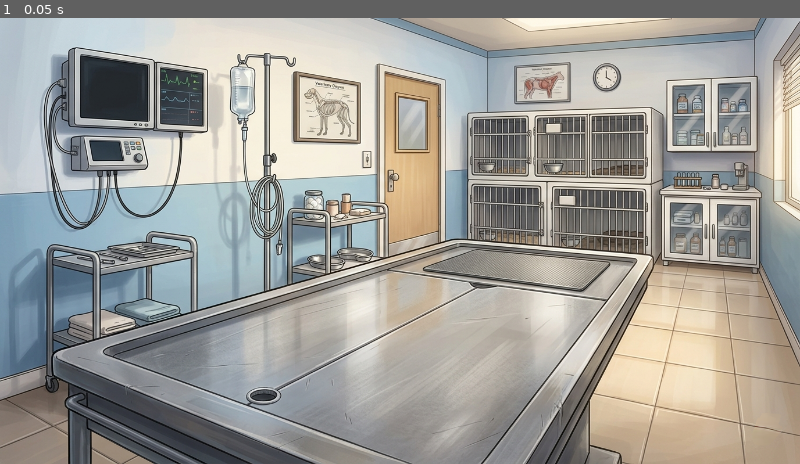
Above: before the commit, frame 1.
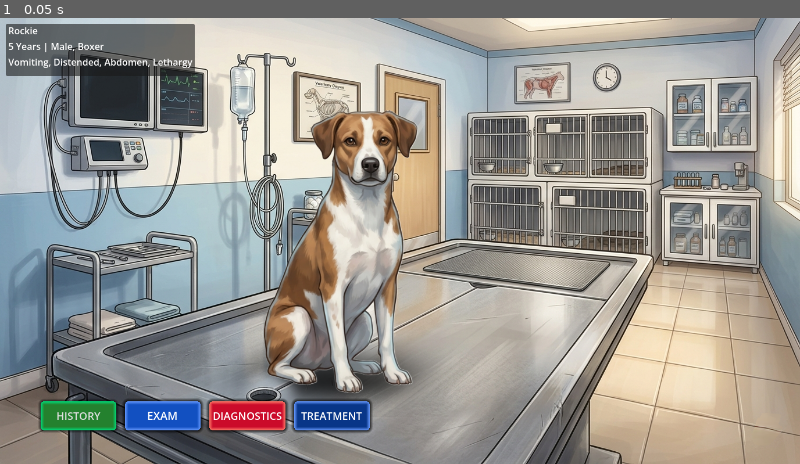
Above: after the commit, the same moment.

Repository: Convex0/Vet-App
Game: Godot game, scene res://Scenes/main.tscn
Two runs of this game, one before a commit and one after it. Both use one fixed random seed, a clock stepped at 60 frames per second and the inputs below.
Inputs:
- Up to frame 1 (0.05 s): no input

The runs differ from the first frame. In frame 1, 14% of the frame differs, in the area x 0-55%, y 1-94%.

Commit message:
Added ActionButtons and PatientInfo [2026-06-27 05:52:55]

Diff:
--- a/Scenes/main.tscn
+++ b/Scenes/main.tscn
@@ -1,16 +1,222 @@
 [gd_scene format=3 uid="uid://dyas40230ukyn"]
 
-[ext_resource type="Texture2D" uid="uid://cjnpwqf7ve7pl" path="res://Assets/IMG_20260627_033944.png" id="1_bo1nx"]
+[ext_resource type="Texture2D" uid="uid://cjnpwqf7ve7pl" path="res://Assets/ExaminationRoom.png" id="1_bo1nx"]
+[ext_resource type="Texture2D" uid="uid://cd2wrimmamr1l" path="res://Assets/PatientDog.png" id="2_bo1nx"]
+[ext_resource type="StyleBox" uid="uid://dd2qqqmfhm5pm" path="res://Styles/Examine.tres" id="4_jjvhh"]
+[ext_resource type="StyleBox" uid="uid://dgss4ie8v30ww" path="res://Styles/Diagnostics.tres" id="4_kry3j"]
+[ext_resource type="StyleBox" uid="uid://4wdd8aeis775" path="res://Styles/Treatment.tres" id="5_kry3j"]
+
+[sub_resource type="Theme" id="Theme_bo1nx"]
+
+[sub_resource type="SystemFont" id="SystemFont_bo1nx"]
+
+[sub_resource type="FontVariation" id="FontVariation_8gbba"]
+base_font = SubResource("SystemFont_bo1nx")
+
+[sub_resource type="StyleBoxFlat" id="StyleBoxFlat_8gbba"]
+bg_color = Color(0.1408068, 0.5061146, 0.18257496, 1)
+border_width_left = 6
+border_width_top = 6
+border_width_right = 6
+border_width_bottom = 6
+border_color = Color(0, 0.86635333, 0.47518116, 1)
+border_blend = true
+corner_radius_top_left = 6
+corner_radius_top_right = 6
+corner_radius_bottom_right = 6
+corner_radius_bottom_left = 6
+shadow_size = 5
+anti_aliasing = false
+anti_aliasing_size = 4.0
+
+[sub_resource type="StyleBoxFlat" id="StyleBoxFlat_21xkr"]
+bg_color = Color(0.12116062, 0.4433356, 0.15879688, 1)
+border_width_left = 6
+border_width_top = 6
+border_width_right = 6
+border_width_bottom = 6
+border_color = Color(0.015686275, 0.8235294, 0.4392157, 1)
+border_blend = true
+corner_radius_top_left = 6
+corner_radius_top_right = 6
+corner_radius_bottom_right = 6
+corner_radius_bottom_left = 6
+shadow_size = 5
+anti_aliasing = false
+anti_aliasing_size = 4.0
+
+[sub_resource type="StyleBoxFlat" id="StyleBoxFlat_jjvhh"]
+bg_color = Color(0.14117648, 0.5058824, 0.18431373, 1)
+border_width_left = 6
+border_width_top = 6
+border_width_right = 6
+border_width_bottom = 6
+border_color = Color(0.015686275, 0.8235294, 0.4392157, 1)
+border_blend = true
+corner_radius_top_left = 6
+corner_radius_top_right = 6
+corner_radius_bottom_right = 6
+corner_radius_bottom_left = 6
+shadow_size = 5
+anti_aliasing = false
+anti_aliasing_size = 4.0
+
+[sub_resource type="StyleBoxFlat" id="StyleBoxFlat_kry3j"]
+bg_color = Color(0.05574856, 0.27704054, 0.67939204, 1)
+border_width_left = 6
+border_width_top = 6
+border_width_right = 6
+border_width_bottom = 6
+border_color = Color(0.39761153, 0.6006039, 0.9999953, 1)
+border_blend = true
+corner_radius_top_left = 6
+corner_radius_top_right = 6
+corner_radius_bottom_right = 6
+corner_radius_bottom_left = 6
+shadow_color = Color(0, 0, 0, 0.74509805)
+shadow_size = 6
+anti_aliasing = false
+anti_aliasing_size = 4.0
+
+[sub_resource type="StyleBoxFlat" id="StyleBoxFlat_6bp64"]
+bg_color = Color(0.68319786, 0.030651081, 0.13481939, 1)
+border_width_left = 6
+border_width_top = 6
+border_width_right = 6
+border_width_bottom = 6
+border_color = Color(1, 0.47762418, 0.41198173, 1)
+border_blend = true
+corner_radius_top_left = 6
+corner_radius_top_right = 6
+corner_radius_bottom_right = 6
+corner_radius_bottom_left = 6
+shadow_color = Color(0, 0, 0, 0.74509805)
+shadow_size = 6
+anti_aliasing = false
+anti_aliasing_size = 4.0
+
+[sub_resource type="StyleBoxFlat" id="StyleBoxFlat_344ge"]
+bg_color = Color(0.79607844, 0.043137256, 0.16470589, 1)
+border_width_left = 6
+border_width_top = 6
+border_width_right = 6
+border_width_bottom = 6
+border_color = Color(0.9764706, 0.42352942, 0.38039216, 1)
+border_blend = true
+corner_radius_top_left = 6
+corner_radius_top_right = 6
+corner_radius_bottom_right = 6
+corner_radius_bottom_left = 6
+shadow_color = Color(0, 0, 0, 0.74509805)
+shadow_size = 6
+anti_aliasing = false
+anti_aliasing_size = 4.0
+
+[sub_resource type="StyleBoxFlat" id="StyleBoxFlat_ynf5e"]
+bg_color = Color(0.019198924, 0.16309059, 0.42627293, 1)
+border_width_left = 6
+border_width_top = 6
+border_width_right = 6
+border_width_bottom = 6
+border_color = Color(0.39761153, 0.6006039, 0.9999953, 1)
+border_blend = true
+corner_radius_top_left = 6
+corner_radius_top_right = 6
+corner_radius_bottom_right = 6
+corner_radius_bottom_left = 6
+shadow_color = Color(0, 0, 0, 0.74509805)
+shadow_size = 6
+anti_aliasing = false
+anti_aliasing_size = 4.0
 
 [node name="main" type="Node2D" unique_id=522453875]
 
 [node name="ExaminationRoom" type="Sprite2D" parent="." unique_id=1450719763]
 position = Vector2(688, 384)
 texture = ExtResource("1_bo1nx")
-metadata/_edit_group_ = true
-
-[node name="PatientDog" type="Sprite2D" parent="." unique_id=544491083]
-position = Vector2(632, 341.99997)
-scale = Vector2(0.5886363, 0.61296296)
+metadata/_edit_lock_ = true
+
+[node name="PatientDog" type="Sprite2D" parent="." unique_id=140973489]
+position = Vector2(588, 387)
+scale = Vector2(0.5419192, 0.5555556)
+texture = ExtResource("2_bo1nx")
+metadata/_edit_lock_ = true
 
 [node name="UI" type="CanvasLayer" parent="." unique_id=749731248]
+
+[node name="PatientInreacts" type="Panel" parent="UI" unique_id=1622764739]
+offset_left = 10.0
+offset_top = 10.0
+offset_right = 335.0
+offset_bottom = 100.0
+
+[node name="PatientInfos" type="VBoxContainer" parent="UI/PatientInreacts" unique_id=324076245]
+layout_mode = 0
+offset_right = 40.0
+offset_bottom = 40.0
+
+[node name="NameLabel" type="Label" parent="UI/PatientInreacts/PatientInfos" unique_id=855131342]
+layout_mode = 2
+text = " Rockie"
+
+[node name="AgeLabel" type="Label" parent="UI/PatientInreacts/PatientInfos" unique_id=124171440]
+layout_mode = 2
+text = " 5 Years | Male, Boxer"
+
+[node name="SymptomsLabel" type="Label" parent="UI/PatientInreacts/PatientInfos" unique_id=1310608808]
+layout_mode = 2
+text = " Vomiting, Distended, Abdomen, Lethargy"
+
+[node name="HistoryButton" type="Button" parent="UI" unique_id=1779899105]
+offset_left = 70.0
+offset_top = 660.0
+offset_right = 200.0
+offset_bottom = 710.0
+theme = SubResource("Theme_bo1nx")
+theme_override_colors/font_color = Color(0.875, 0.875, 0.875, 1)
+theme_override_colors/font_focus_color = Color(0.8517688, 0.8517689, 0.8517693, 1)
+theme_override_fonts/font = SubResource("FontVariation_8gbba")
+theme_override_font_sizes/font_size = 18
+theme_override_styles/normal = SubResource("StyleBoxFlat_8gbba")
+theme_override_styles/pressed = SubResource("StyleBoxFlat_21xkr")
+theme_override_styles/hover = SubResource("StyleBoxFlat_jjvhh")
+text = "HISTORY"
+
+[node name="ExamButton" type="Button" parent="UI" unique_id=1180044727]
+offset_left = 215.0
+offset_top = 660.0
+offset_right = 345.0
+offset_bottom = 710.0
+theme = SubResource("Theme_bo1nx")
+theme_override_colors/font_color = Color(1, 1, 1, 1)
+theme_override_font_sizes/font_size = 19
+theme_override_styles/normal = ExtResource("4_jjvhh")
+theme_override_styles/pressed = SubResource("StyleBoxFlat_kry3j")
+theme_override_styles/hover = ExtResource("4_jjvhh")
+text = "EXAM"
+
+[node name="DiagnosticsButton" type="Button" parent="UI" unique_id=1674663872]
+offset_left = 360.0
+offset_top = 660.0
+offset_right = 490.0
+offset_bottom = 710.0
+theme = SubResource("Theme_bo1nx")
+theme_override_colors/font_color = Color(1, 1, 1, 1)
+theme_override_font_sizes/font_size = 18
+theme_override_styles/normal = ExtResource("4_kry3j")
+theme_override_styles/pressed = SubResource("StyleBoxFlat_6bp64")
+theme_override_styles/hover = SubResource("StyleBoxFlat_344ge")
+text = "DIAGNOSTICS"
+
+[node name="TreatmentButton" type="Button" parent="UI" unique_id=41395588]
+offset_left = 506.0
+offset_top = 660.0
+offset_right = 636.0
+offset_bottom = 710.0
+theme = SubResource("Theme_bo1nx")
+theme_override_colors/font_color = Color(1, 1, 1, 1)
+theme_override_font_sizes/font_size = 18
+theme_override_styles/normal = ExtResource("5_kry3j")
+theme_override_styles/pressed = SubResource("StyleBoxFlat_ynf5e")
+theme_override_styles/hover = ExtResource("5_kry3j")
+text = "TREATMENT"
--- /dev/null
+++ b/Styles/Diagnostics.tres
@@ -0,0 +1,18 @@
+[gd_resource type="StyleBoxFlat" format=3 uid="uid://dgss4ie8v30ww"]
+
+[resource]
+bg_color = Color(0.7970316, 0.045164034, 0.16664279, 1)
+border_width_left = 6
+border_width_top = 6
+border_width_right = 6
+border_width_bottom = 6
+border_color = Color(1, 0.47762418, 0.41198173, 1)
+border_blend = true
+corner_radius_top_left = 6
+corner_radius_top_right = 6
+corner_radius_bottom_right = 6
+corner_radius_bottom_left = 6
+shadow_color = Color(0, 0, 0, 0.74509805)
+shadow_size = 6
+anti_aliasing = false
+anti_aliasing_size = 4.0
--- /dev/null
+++ b/Styles/Examine.tres
@@ -0,0 +1,18 @@
+[gd_resource type="StyleBoxFlat" format=3 uid="uid://dd2qqqmfhm5pm"]
+
+[resource]
+bg_color = Color(0.0711442, 0.31484956, 0.7580703, 1)
+border_width_left = 6
+border_width_top = 6
+border_width_right = 6
+border_width_bottom = 6
+border_color = Color(0.39761153, 0.6006039, 0.9999953, 1)
+border_blend = true
+corner_radius_top_left = 6
+corner_radius_top_right = 6
+corner_radius_bottom_right = 6
+corner_radius_bottom_left = 6
+shadow_color = Color(0, 0, 0, 0.74509805)
+shadow_size = 6
+anti_aliasing = false
+anti_aliasing_size = 4.0
--- /dev/null
+++ b/Styles/History.tres
@@ -0,0 +1,17 @@
+[gd_resource type="StyleBoxFlat" format=3 uid="uid://ba2j6uo7drywh"]
+
+[resource]
+bg_color = Color(0.14117648, 0.5058824, 0.18431373, 1)
+border_width_left = 6
+border_width_top = 6
+border_width_right = 6
+border_width_bottom = 6
+border_color = Color(0.015686275, 0.8235294, 0.4392157, 1)
+border_blend = true
+corner_radius_top_left = 6
+corner_radius_top_right = 6
+corner_radius_bottom_right = 6
+corner_radius_bottom_left = 6
+shadow_size = 5
+anti_aliasing = false
+anti_aliasing_size = 4.0
--- /dev/null
+++ b/Styles/Treatment.tres
@@ -0,0 +1,18 @@
+[gd_resource type="StyleBoxFlat" format=3 uid="uid://4wdd8aeis775"]
+
+[resource]
+bg_color = Color(0.032592796, 0.21089107, 0.5350889, 1)
+border_width_left = 6
+border_width_top = 6
+border_width_right = 6
+border_width_bottom = 6
+border_color = Color(0.39761153, 0.6006039, 0.9999953, 1)
+border_blend = true
+corner_radius_top_left = 6
+corner_radius_top_right = 6
+corner_radius_bottom_right = 6
+corner_radius_bottom_left = 6
+shadow_color = Color(0, 0, 0, 0.74509805)
+shadow_size = 6
+anti_aliasing = false
+anti_aliasing_size = 4.0
Binary file removed: Assets/1782094795320.png
Renamed: Assets/IMG_20260627_033944.png -> Assets/ExaminationRoom.png
Not shown, changed: Assets/ExaminationRoom.png.import
Not shown, removed: Assets/IMG_20260627_033944.png.import
Binary file changed: Assets/PatientDog.png
Not shown, changed: Assets/PatientDog.png.import
